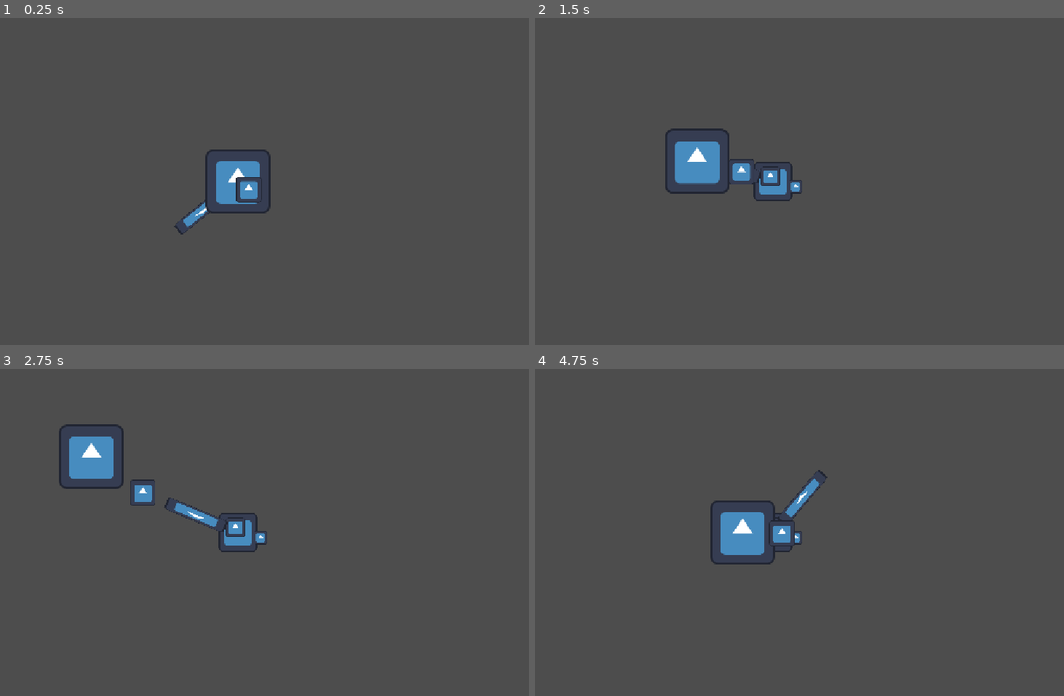
Above: before the commit, frames 1-4 (two rows, left to right).
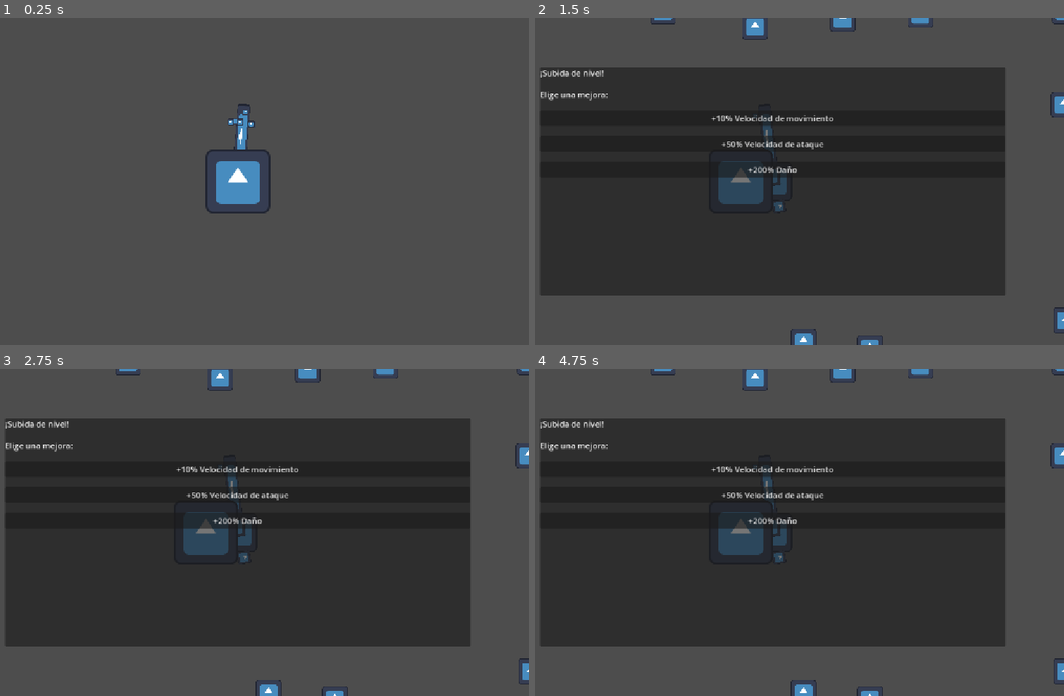
Above: after the commit, the same moments.

Repository: ReddRubinho/Survivors
Game: Godot game, scene res://main.tscn
The game is run twice, just before and just after one commit, with the same random seed, the same clock (stepped at 60 frames per second) and the same inputs. The engine's default icon, where the game draws it, is replaced by a stand-in: a white triangle on a blue panel in a dark square.
Inputs:
- Up to frame 1 (0.25 s): no input
- Up to frame 2 (1.5 s): hold D (Move_Right) 0.53-1.28 s; hold S (Move_Down) from 1.28 s (still down)
- Up to frame 3 (2.75 s): release S (Move_Down) at 2.03 s; hold D (Move_Right) from 2.03 s (still down)
- Up to frame 4 (4.75 s): release D (Move_Right) at 2.78 s; hold W (Move_Up) 2.78-3.53 s; hold A (Move_Left) from 3.53 s (still down)

The runs differ from the first frame. In frame 1, 0.6% of the frame differs, in the area x 32-50%, y 26-67%; in frame 2, 61%; in frame 3, 61%; in frame 4, 61%, in the area x 0-100%, y 0-100%.

Commit message:
feat: add dynamic enemy population spawning

Diff:
--- a/enemy.gd
+++ b/enemy.gd
@@ -35,6 +35,8 @@
 
 func die():
 	is_dead = true
+	collision_layer = 0
+	remove_from_group("enemy")
 	print(player.experience + 10)
 	player.add_experience(10)
 	$DeathTimer.start()
--- a/enemy_spawner.gd
+++ b/enemy_spawner.gd
@@ -1,23 +1,110 @@
 extends Node2D
 
+@export_category("Enemigos")
 @export var enemy_scene: PackedScene
 
-func spawn_enemy():
-	var enemy= enemy_scene.instantiate()
-	enemy.position = Vector2(40, 30)
-	get_parent().add_child.call_deferred(enemy)
+@export_category("Poblacion")
 
+@export var base_enemies:int = 50
+
+@export_category("Escalado por nivel")
+@export var level_multiplier = 1.0
+
+
+@export_category("Escalado por tiempo")
+@export var time_multiplier = 0.0
+
+@export_category("Distancia de aparicion")
+@export_range(100.0, 300.0, 1.0)
+var min_spawn_percentage: float = 110.0
+@export_range(100.0, 300.0, 1.0)
+var max_spawn_percentage: float = 140.0
+
+
+
+@export_category("Jugador")
+@export var player: Node2D
 
 
 # Called when the node enters the scene tree for the first time.
 func _ready() -> void:
-	spawn_enemy()
+	update_enemy_population()
 
 
 # Called every frame. 'delta' is the elapsed time since the previous frame.
 func _process(delta: float) -> void:
-	pass
+	update_enemy_population()
 
 
-func _on_timer_timeout() -> void:
-	spawn_enemy()
+func update_enemy_population() -> void:
+	if not player:
+		return
+
+	var target_population = calculate_enemy_population()
+
+	var enemies = get_tree().get_nodes_in_group("enemy")
+	var enemy_count = enemies.size()
+
+	print(enemy_count, " enemigos")
+
+	if enemy_count >= target_population:
+		return
+
+
+	var enemies_to_spawn = target_population - enemy_count
+
+	for i in enemies_to_spawn:
+		spawn_enemy()
+
+
+func calculate_enemy_population() -> int:
+	var player_level = player.level
+
+	var population = base_enemies
+
+	population += player.level * level_multiplier
+
+	return roundi(population)
+
+
+func spawn_enemy() -> void:
+	var enemy = enemy_scene.instantiate()
+
+	var angle = randf_range(0.0, TAU)
+
+	var viewport_size = get_viewport().get_visible_rect().size
+
+	var camera = player.get_node("Camera2D")
+	var zoom = camera.zoom
+
+	var visible_size = viewport_size / zoom
+	var half_size = visible_size / 2.0
+
+	var direction = Vector2.RIGHT.rotated(angle)
+
+	var horizontal_distance = INF
+	var vertical_distance = INF
+
+	if abs(direction.x) > 0.001:
+		horizontal_distance = half_size.x / abs(direction.x)
+
+	if abs(direction.y) > 0.001:
+		vertical_distance = half_size.y / abs(direction.y)
+
+	var screen_edge_distance = min(
+		horizontal_distance,
+		vertical_distance
+	)
+
+	var spawn_percentage = randf_range(
+		min_spawn_percentage,
+		max_spawn_percentage
+	) / 100.0
+
+	var spawn_distance = screen_edge_distance * spawn_percentage
+
+	var spawn_position = player.global_position + direction * spawn_distance
+
+	enemy.global_position = spawn_position
+
+	get_tree().current_scene.add_child.call_deferred(enemy)
--- a/main.tscn
+++ b/main.tscn
@@ -12,12 +12,12 @@
 [node name="Player" parent="." unique_id=285548511 instance=ExtResource("1_0xm2m")]
 collision_mask = 0
 
-[node name="EnemySpawner" type="Node2D" parent="." unique_id=700529769]
+[node name="EnemySpawner" type="Node2D" parent="." unique_id=700529769 node_paths=PackedStringArray("player")]
 script = ExtResource("2_h2yge")
 enemy_scene = ExtResource("3_h2yge")
-
-[node name="Timer" type="Timer" parent="EnemySpawner" unique_id=702267376]
-autostart = true
+min_spawn_percentage = 120.0
+max_spawn_percentage = 150.0
+player = NodePath("../Player")
 
 [node name="Sprite2D" type="Sprite2D" parent="." unique_id=1889957406]
 texture = ExtResource("4_1bvp3")
@@ -74,7 +74,6 @@
 text = "+200% Daño"
 
 [connection signal="level_up_signal" from="Player" to="." method="_on_player_level_up_signal"]
-[connection signal="timeout" from="EnemySpawner/Timer" to="EnemySpawner" method="_on_timer_timeout"]
 [connection signal="pressed" from="UpgradeMenu/Control/Panel/VBoxContainer/Button" to="." method="_on_button_pressed"]
 [connection signal="pressed" from="UpgradeMenu/Control/Panel/VBoxContainer/Button2" to="." method="_on_button_2_pressed"]
 [connection signal="pressed" from="UpgradeMenu/Control/Panel/VBoxContainer/Button3" to="." method="_on_button_3_pressed"]
--- a/player.gd
+++ b/player.gd
@@ -5,7 +5,7 @@
 @export var max_health: int = 100
 @export var experience: int = 0
 @export var level: int = 1
-@export var experience_to_next_level: int = 100
+@export var experience_to_next_level: int = 10
 
 var health: int
 
--- a/player.tscn
+++ b/player.tscn
@@ -26,11 +26,9 @@
 [node name="Weapons" type="Node2D" parent="." unique_id=2108888436]
 
 [node name="Pistol" parent="Weapons" unique_id=1046747733 instance=ExtResource("3_i3pqv")]
-process_mode = 4
 position = Vector2(5, 10)
 
 [node name="Blunderbuss" parent="Weapons" unique_id=1632826593 instance=ExtResource("4_hqtel")]
-process_mode = 4
 position = Vector2(-5, -10)
 projectile_scene = ExtResource("5_sweqy")
 
